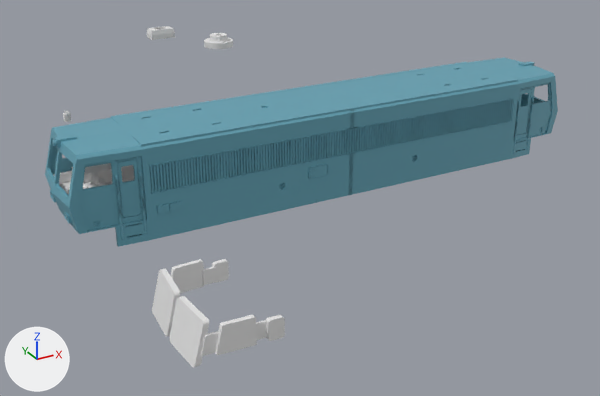
The Blender file ModelTrain/ScaleTT/MAV-V63/v63.blend, before and after one commit.
Before and after are seen from a camera (50 mm lens) standing at (-115.0, -195.0, 68.0) and looking at (-13.0, -8.0, -25.0). Arrows for +X, +Y and +Z are at lower left; the lights stay in place.

The first picture shows 'ElsőablakMASZK', 'Kabin', 'KabinÜlés', 'Karosszéria', 'KisablakMASZK', 'OldalablakMASZK'.
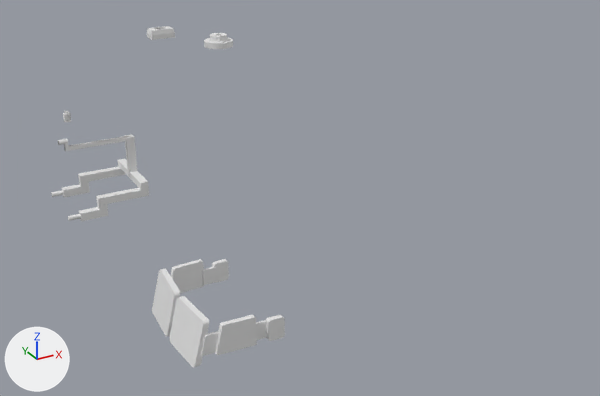
Pixel boxes [x1, y1, x2, y2] of what changed, in the pictures (600 x 396 px):
'Karosszéria', hidden (cyan)
    before: [45, 58, 558, 247]
'Kabin', hidden
    before: [53, 163, 134, 195]
'KabinÜlés', hidden
    before: [83, 171, 106, 189]
'FehérLámpa', unchanged, uncovered by the edit
    after: [51, 134, 149, 221]

What the commit changed:
Object 'Karosszéria' (ob_karosszéria) is now hidden.
Object 'Kabin' (ob_kabin) is now hidden.
Object 'KabinÜlés' (ob_kabinülés) is now hidden.
